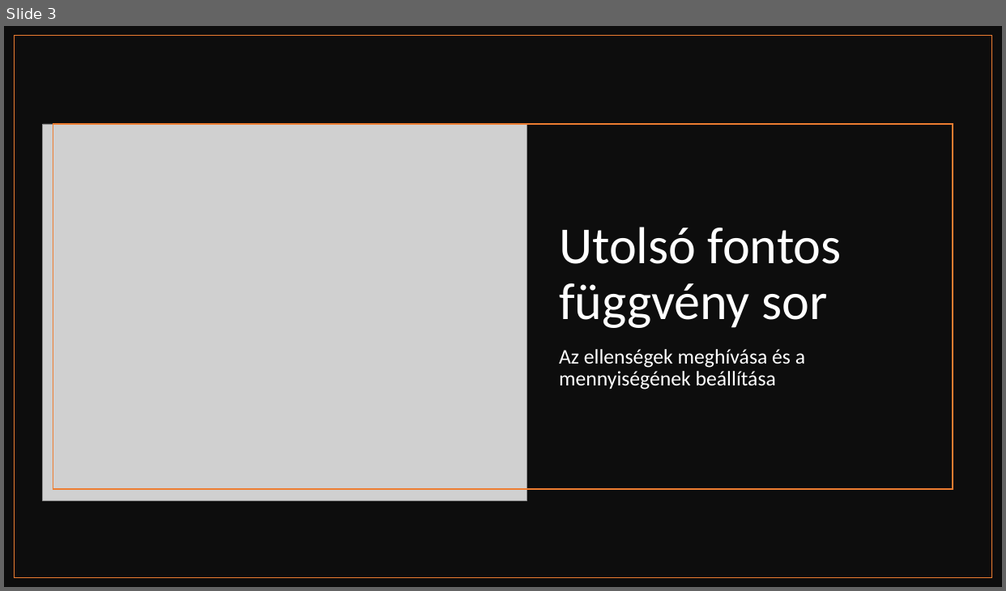
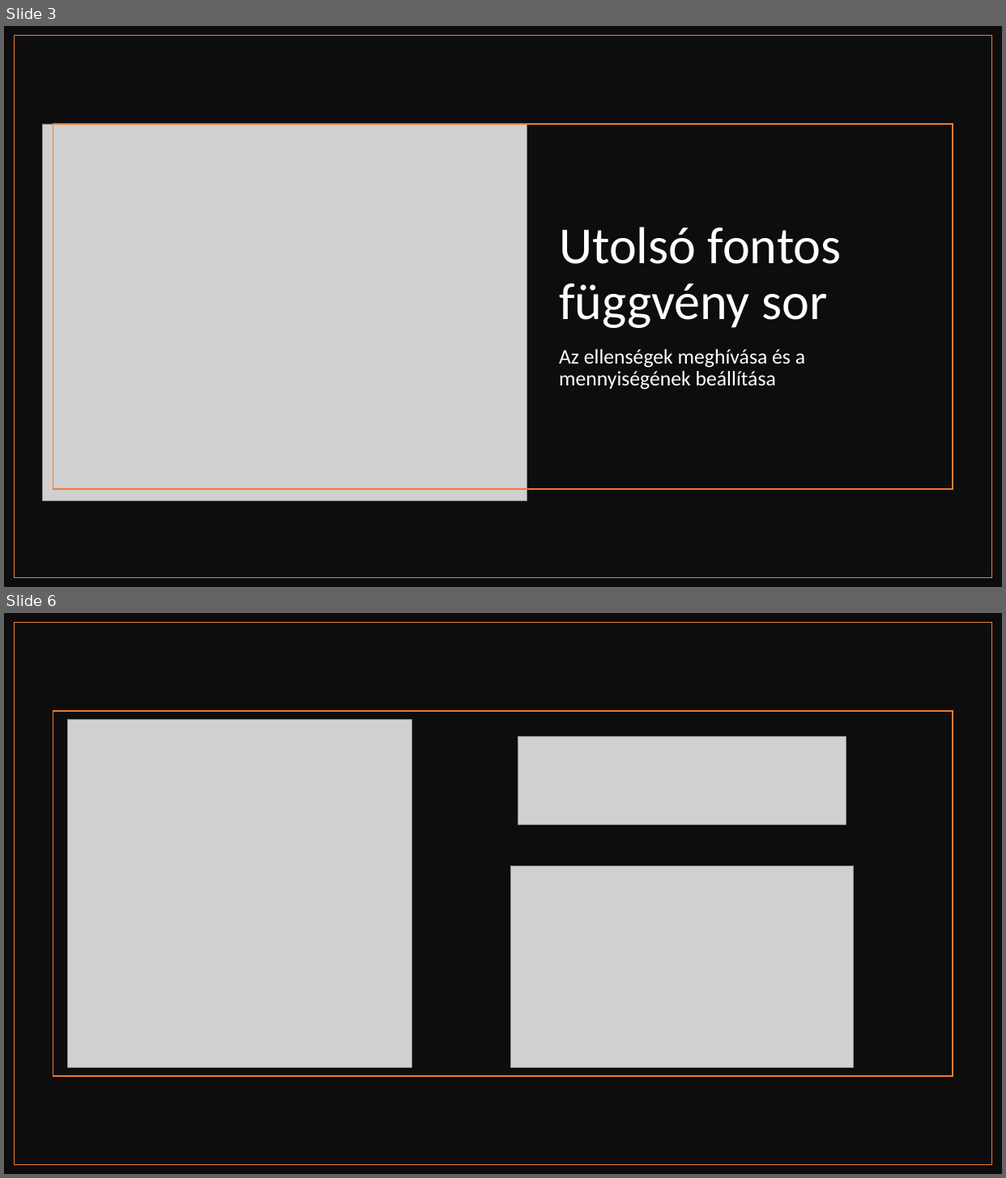
Before and after one commit to kulacs-kristof/11A_Prog_Projekt, a slide deck: A program működése.pptx. Shown one above the other, each under a label of ours: slide 3 before the commit, slides 3 and 6 after it; the slides between them are not shown. The pictures are 1006x591 and 1006x1178 pixels, drawn with LibreOffice and Linux fonts; fonts in the diff are those of the drawing; grey boxes stand for pictures. Boxes give left, top, right and bottom in pixels: in the first picture for what was removed or moved away, otherwise in the second. Text is boxed around its words. In the diff, an @@ line names an element or a change of style, - is before the commit and + after.

```diff
--- a/A program működése.pptx
+++ b/A program működése.pptx
@@ slide 6 added at (4,613,1002,1174), background #FFFFFF @@
@@ rectangle added at (4,613,1002,1174), fill #0D0D0D @@
@@ rectangle added at (15,623,992,1165), outline #ED7D31 1 pt @@
@@ rectangle added at (53,711,953,1076), outline #ED7D31 1 pt @@
@@ picture added at (68,719,412,1068) @@
@@ picture added at (518,736,846,825) @@
@@ picture added at (511,866,854,1068) @@
```
Also in this commit, not shown: 2 other slides added, 1 other file.
